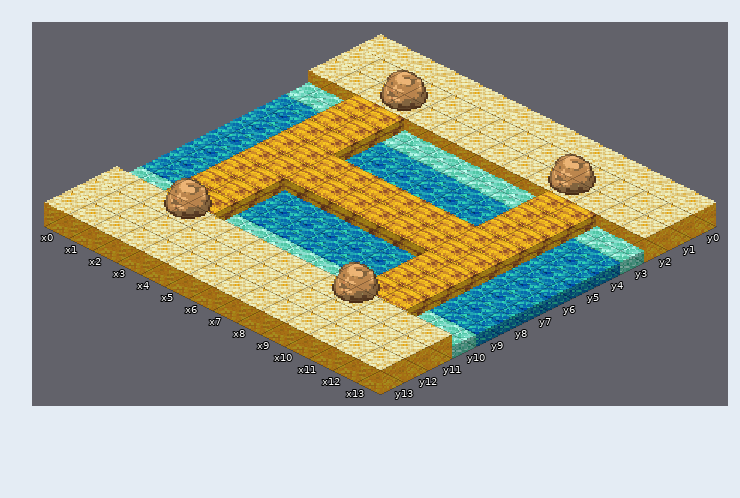
A Tiled map (JSON) gets an edit: packages/app/public/assets/maps/naval-arena.tmj. That is the earlier state.
Cells are 32x16 px. Isometric: x runs down to the right, y down to the left. Shown: x 0..13, y 0..13.
Now the later version:
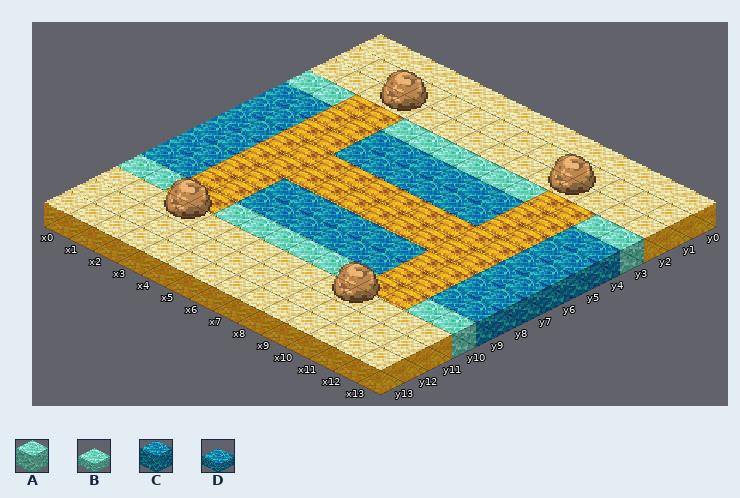
Key: from "terrain": A 66, B 67, C 69, D 70.
_ is an empty cell, . an unchanged one.
The exact change:
--- layer "terrain"
@@ x 0..13 @@
- 3 BB..BBBBBB..BB
- 4 DD..DDDDDD..DD
- 5 DD..DDDDDD..DD
- 6 DD..........DD
- 7 DD..........DD
- 8 DD..DDDDDD..DD
- 9 DD..DDDDDD..DD
-10 BB..BBBBBB..BB
+ 3 AA..AAAAAA..AA
+ 4 CC..CCCCCC..CC
+ 5 CC..CCCCCC..CC
+ 6 CC..........CC
+ 7 CC..........CC
+ 8 CC..CCCCCC..CC
+ 9 CC..CCCCCC..CC
+10 AA..AAAAAA..AA
